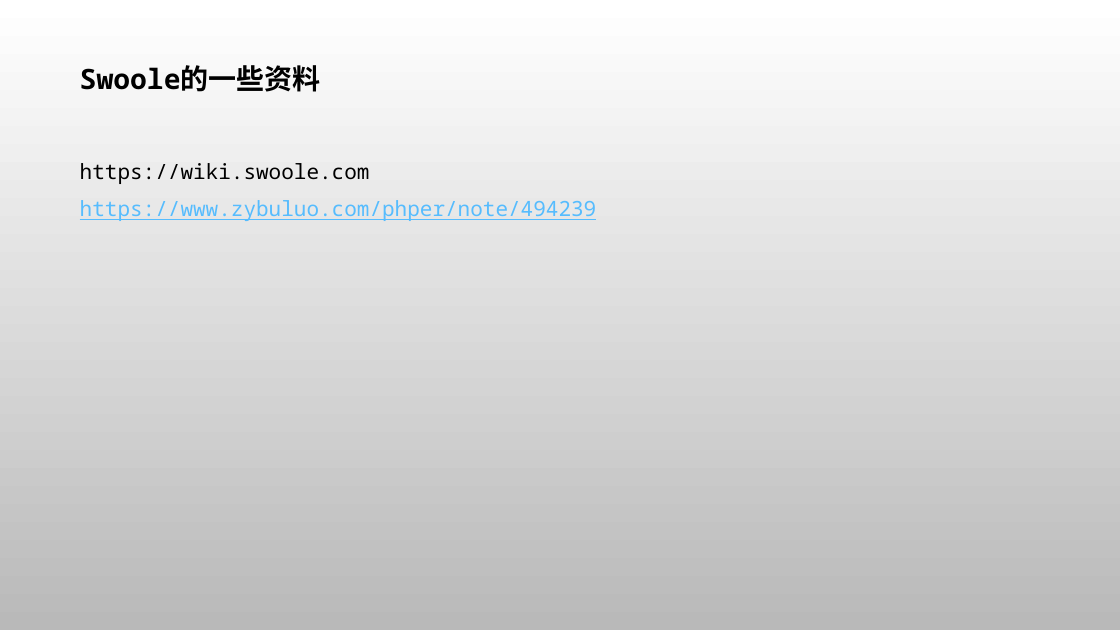
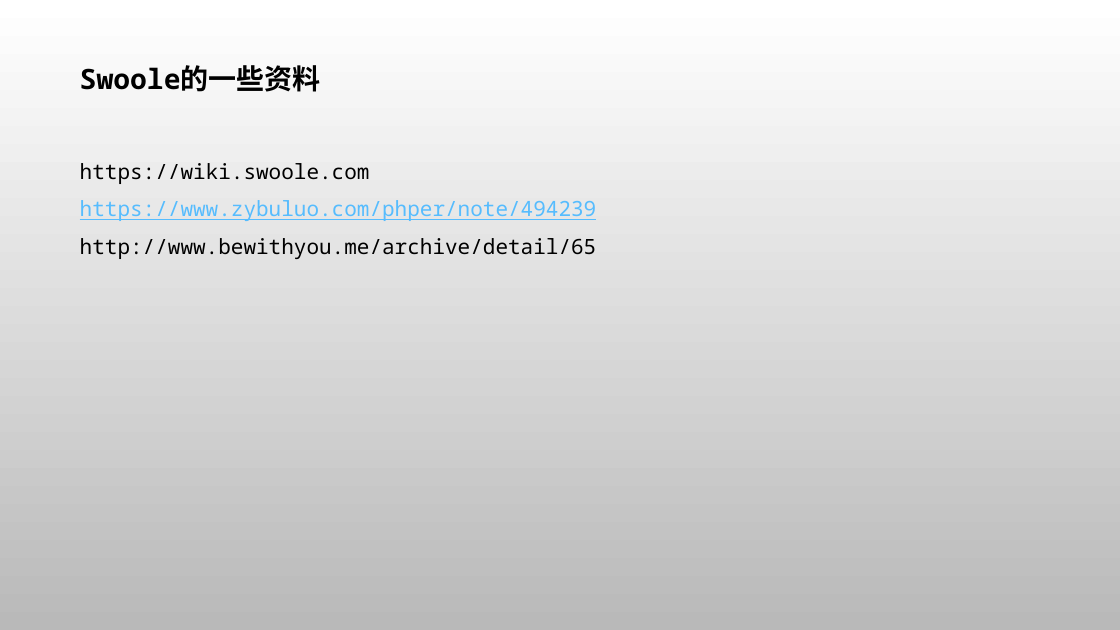
Before and after one commit to zhimma/swoole-demo, a slide deck: slide 8 of swoole.pptx (slide 7 before the commit). Drawn at 1120x630 pixels with LibreOffice and Linux fonts; fonts in the diff are those of the drawing; background and template pictures are left out. Boxes give left, top, right and bottom in pixels: in the first picture for what was removed or moved away, otherwise in the second. Text is boxed around its words. In the diff, an @@ line names an element or a change of style, - is before the commit and + after.

```diff
--- a/swoole.pptx
+++ b/swoole.pptx
@@ text at (80, 238, 597, 259): paragraph added @@
+http://www.bewithyou.me/archive/detail/65
```
Also in this commit, not shown: 5 other slides changed, 1 slide added, 5 other files.
